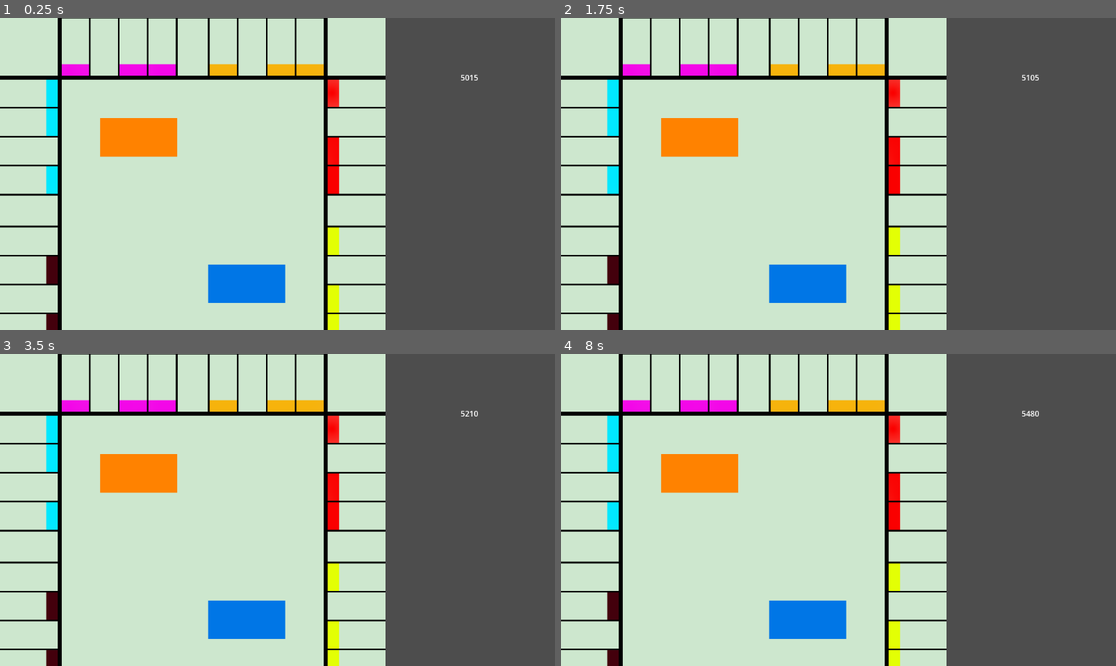
Above: before the commit, frames 1-4 (two rows, left to right).
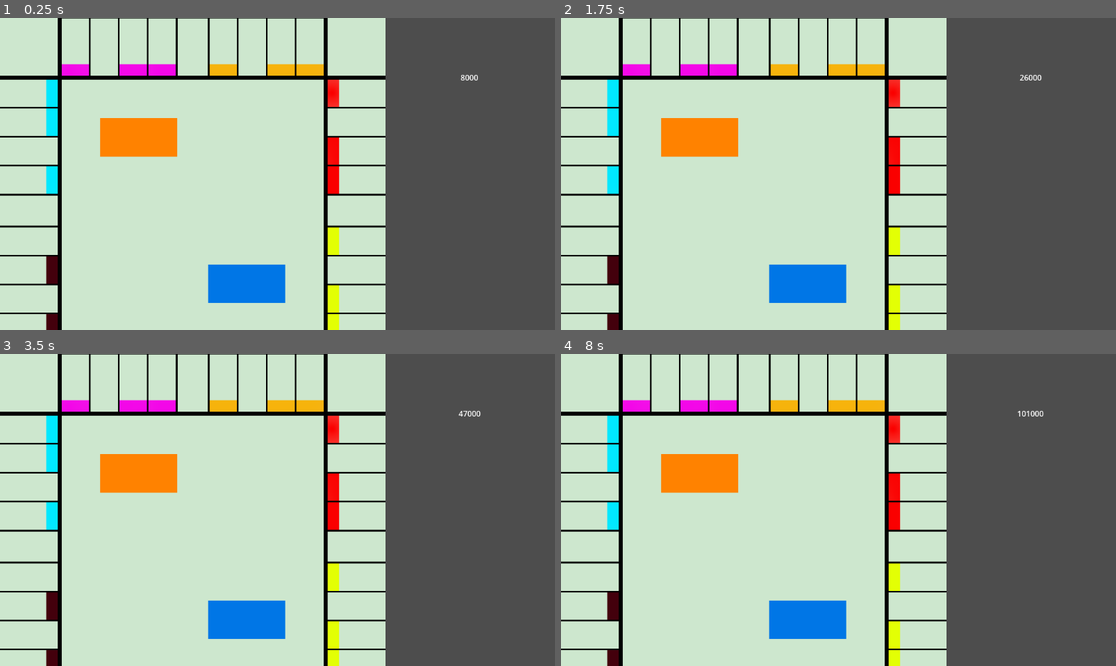
Above: after the commit, the same moments.

Repository: Minghelludo/proj_software
Game: Godot game, scene res://scenes/tabuleiro.tscn
The game is run twice, just before and just after one commit, with the same random seed, the same clock (stepped at 60 frames per second) and the same inputs.
Inputs:
- Up to frame 1 (0.25 s): no input
- Up to frame 2 (1.75 s): tap Enter at 0.5 s; tap Space at 1.25 s
- Up to frame 3 (3.5 s): tap Enter at 2 s; tap Space at 2.75 s
- Up to frame 4 (8 s): tap Enter at 3.5 s; tap Space at 4.25 s

The runs differ from the first frame. In frame 1, less than 0.1% of the frame differs, in the area x 82-87%, y 18-21%; in frame 2, less than 0.1%; in frame 3, less than 0.1%; in frame 4, less than 0.1%.

Commit message:
testando movimento

Diff:
--- a/player/player_1.gd
+++ b/player/player_1.gd
@@ -1,6 +1,14 @@
 extends Node2D
 var pos_inicio: Vector2 = Vector2(30,770)
 var dinheiro: int = 5000
+@onready var pos_casa = get_parent().get_node("casa_inicio")
+
+func move_casa(dice):
+	while dice != 0:
+		pos_casa = pos_casa.get_prox()
+		dice = dice-1
+		position = pos_casa.get_position_casa()
+	pos_casa.exec_action(1)
 
 func get_dinheiro():
 	return dinheiro
--- a/scenes/casa_1.gd
+++ b/scenes/casa_1.gd
@@ -1,7 +1,17 @@
 extends Node2D
-var teste: int = 1
-func get_teste():
-	return teste
+
+@onready var prox_casa = get_parent().get_node("casa_2")
+const pos = Vector2(40,645)
+
+func get_position_casa():
+	return pos
+
+func exec_action(pl):
+	pass
+
+func get_prox():
+	return prox_casa
+
 # Called when the node enters the scene tree for the first time.
 func _ready():
 	pass # Replace with function body.
--- a/player/player_2.gd
+++ b/scenes/casa_2.gd
@@ -1,9 +1,19 @@
 extends Node2D
-var pos_inicio: Vector2 = Vector2(90,770)
+
+@onready var prox_casa = get_parent().get_node("casa_3")
+const pos = Vector2(40,590)
+
+func get_position_casa():
+	return pos
+
+func exec_action(pl):
+	pass
+
+func get_prox():
+	return prox_casa
 
 # Called when the node enters the scene tree for the first time.
 func _ready():
-	position = pos_inicio
 	pass # Replace with function body.
 
 
--- a/player/player_3.gd
+++ b/scenes/casa_3.gd
@@ -1,9 +1,19 @@
 extends Node2D
-var pos_inicio: Vector2 = Vector2(30,710)
+
+@onready var prox_casa = get_parent().get_node("casa_4")
+const pos = Vector2(40,530)
+
+func get_position_casa():
+	return pos
+
+func exec_action(pl):
+	pass
+
+func get_prox():
+	return prox_casa
 
 # Called when the node enters the scene tree for the first time.
 func _ready():
-	position = pos_inicio
 	pass # Replace with function body.
 
 
--- a/player/player_4.gd
+++ b/scenes/casa_4.gd
@@ -1,9 +1,19 @@
 extends Node2D
-var pos_inicio: Vector2 = Vector2(90,710)
+
+@onready var prox_casa = get_parent().get_node("casa_inicio")
+const pos = Vector2(40,470)
+
+func get_position_casa():
+	return pos
+
+func exec_action(pl):
+	pass
+
+func get_prox():
+	return prox_casa
 
 # Called when the node enters the scene tree for the first time.
 func _ready():
-	position = pos_inicio
 	pass # Replace with function body.
 
 
--- a/scenes/casa_inicio.gd
+++ b/scenes/casa_inicio.gd
@@ -1,10 +1,19 @@
 extends Node2D
-var casa: Array
 
 @onready var prox_casa = get_parent().get_node("casa_1")
-func move():
-	var t = prox_casa.get_teste()
-	print(t)
+const pos = Vector2(50,750)
+
+func get_position_casa():
+	return pos
+
+func exec_action(pl):
+	if pl == 1:
+		var p1 = get_parent().get_node("player1")
+		p1.add_dinheiro(1000)
+	pass
+
+func get_prox():
+	return prox_casa
 
 # Called when the node enters the scene tree for the first time.
 func _ready():
--- a/scenes/tabuleiro.gd
+++ b/scenes/tabuleiro.gd
@@ -1,19 +1,18 @@
 extends Node2D
 var teste
-@onready var p1 = $Player1
+@onready var p1 = $player1
 @onready var display = $Label
 @onready var c_inic = $casa_inicio
 # Called when the node enters the scene tree for the first time.
 func _ready():
 	teste = p1.get_dinheiro()
 	display.mostra_di(teste)
-	c_inic.move()
 	pass # Replace with function body.
 
 
 # Called every frame. 'delta' is the elapsed time since the previous frame.
 func _process(delta):
-	if teste < 10000:
-		teste = p1.add_dinheiro(1)
-		display.mostra_di(teste)
+	p1.move_casa(1)
+	teste=p1.get_dinheiro()
+	display.mostra_di(teste)
 	pass
--- a/scenes/tabuleiro.tscn
+++ b/scenes/tabuleiro.tscn
@@ -1,50 +1,18 @@
-[gd_scene load_steps=14 format=3 uid="uid://1rdyv16qqhoy"]
+[gd_scene load_steps=11 format=3 uid="uid://1rdyv16qqhoy"]
 
 [ext_resource type="Texture2D" uid="uid://8pfmpbwakr48" path="res://assets/tabuleiro.png" id="1_2koln"]
 [ext_resource type="Script" path="res://scenes/tabuleiro.gd" id="1_uojyg"]
 [ext_resource type="PackedScene" uid="uid://dmrbvdoedmnh0" path="res://player/player_1.tscn" id="2_fafxp"]
 [ext_resource type="Script" path="res://player/player_1.gd" id="3_sxwhf"]
-[ext_resource type="PackedScene" uid="uid://dv0j75dn4vr7n" path="res://player/player_2.tscn" id="4_30jjr"]
-[ext_resource type="Script" path="res://player/player_2.gd" id="5_0ir2r"]
-[ext_resource type="PackedScene" uid="uid://chg8ao7mfbfvu" path="res://player/player_3.tscn" id="5_onpiy"]
-[ext_resource type="PackedScene" uid="uid://blofbg5r7g43u" path="res://player/player_4.tscn" id="6_c0quw"]
-[ext_resource type="Script" path="res://player/player_3.gd" id="7_wvl0g"]
-[ext_resource type="Script" path="res://player/player_4.gd" id="9_wqp2p"]
+[ext_resource type="Script" path="res://scenes/casa_2.gd" id="8_nklfh"]
+[ext_resource type="Script" path="res://scenes/casa_3.gd" id="9_7djcb"]
+[ext_resource type="Script" path="res://scenes/casa_4.gd" id="10_h8p61"]
 [ext_resource type="Script" path="res://scenes/casa_inicio.gd" id="10_tgx30"]
 [ext_resource type="Script" path="res://scenes/casa_1.gd" id="12_4o1c1"]
 [ext_resource type="Script" path="res://scenes/Label.gd" id="12_tfybl"]
 
 [node name="Tabuleiro" type="Node2D"]
 script = ExtResource("1_uojyg")
-
-[node name="Sprite2D" type="Sprite2D" parent="."]
-scale = Vector2(0.8, 0.8)
-texture = ExtResource("1_2koln")
-centered = false
-
-[node name="Player1" parent="." instance=ExtResource("2_fafxp")]
-position = Vector2(294, 622)
-script = ExtResource("3_sxwhf")
-
-[node name="Player2" parent="." instance=ExtResource("4_30jjr")]
-position = Vector2(202, 630)
-script = ExtResource("5_0ir2r")
-
-[node name="Player3" parent="." instance=ExtResource("5_onpiy")]
-position = Vector2(276, 573)
-script = ExtResource("7_wvl0g")
-
-[node name="Player4" parent="." instance=ExtResource("6_c0quw")]
-position = Vector2(206, 563)
-script = ExtResource("9_wqp2p")
-
-[node name="casa_inicio" type="Node2D" parent="."]
-position = Vector2(56, 746)
-script = ExtResource("10_tgx30")
-
-[node name="casa_1" type="Node2D" parent="."]
-position = Vector2(54, 644)
-script = ExtResource("12_4o1c1")
 
 [node name="Label" type="Label" parent="."]
 offset_left = 868.0
@@ -54,3 +22,32 @@
 horizontal_alignment = 1
 vertical_alignment = 1
 script = ExtResource("12_tfybl")
+
+[node name="Sprite2D" type="Sprite2D" parent="."]
+scale = Vector2(0.8, 0.8)
+texture = ExtResource("1_2koln")
+centered = false
+
+[node name="player1" parent="." instance=ExtResource("2_fafxp")]
+position = Vector2(294, 622)
+script = ExtResource("3_sxwhf")
+
+[node name="casa_inicio" type="Node2D" parent="."]
+position = Vector2(50, 750)
+script = ExtResource("10_tgx30")
+
+[node name="casa_1" type="Node2D" parent="."]
+position = Vector2(40, 645)
+script = ExtResource("12_4o1c1")
+
+[node name="casa_2" type="Node2D" parent="."]
+position = Vector2(40, 590)
+script = ExtResource("8_nklfh")
+
+[node name="casa_3" type="Node2D" parent="."]
+position = Vector2(40, 530)
+script = ExtResource("9_7djcb")
+
+[node name="casa_4" type="Node2D" parent="."]
+position = Vector2(40, 470)
+script = ExtResource("10_h8p61")
